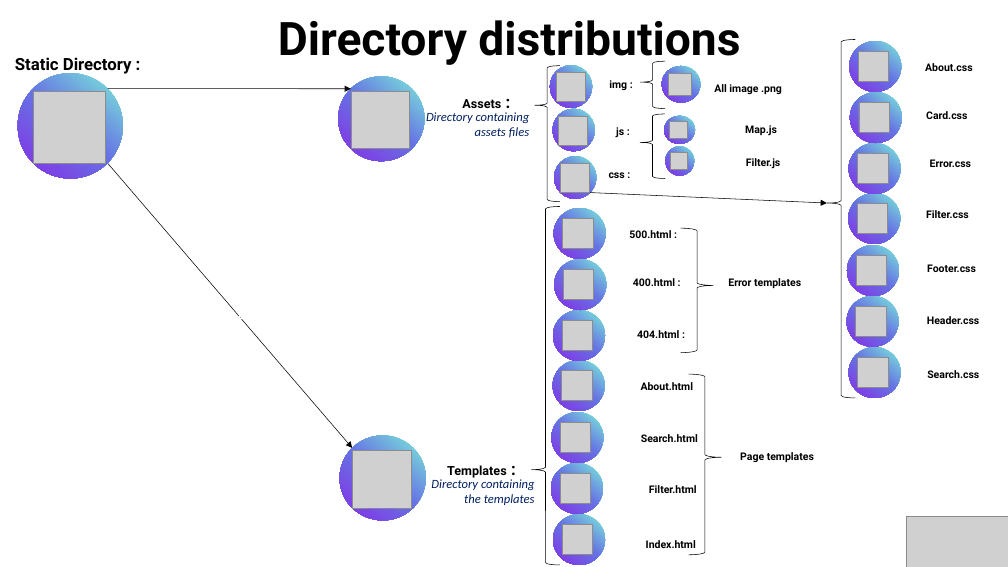
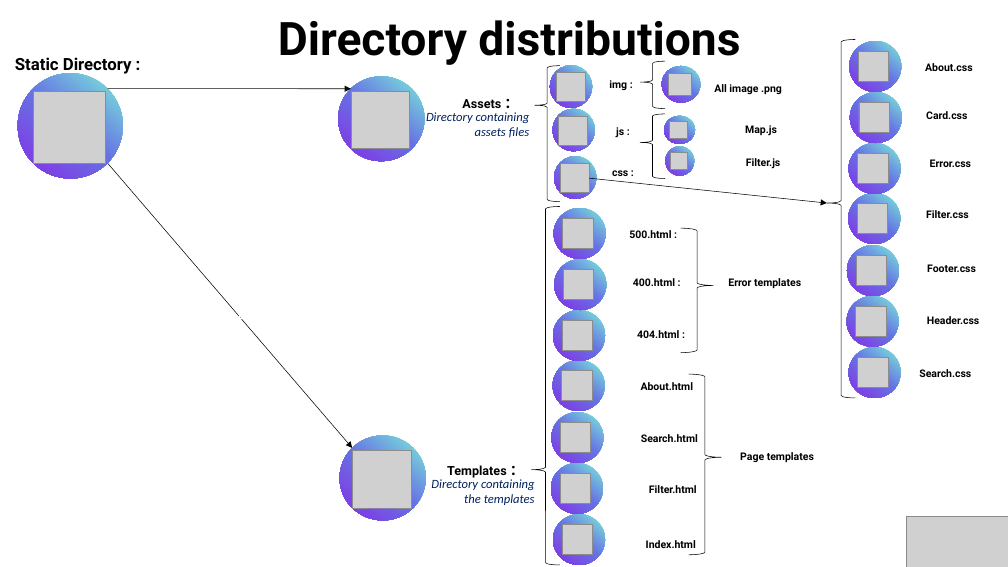
Before and after one commit to x331yS/Groupie-tracker, a slide deck: slide 8 of Groupie-tracker.pptx. Drawn at 1008x567 pixels with LibreOffice and Linux fonts; fonts in the diff are those of the drawing; grey boxes stand for pictures. Boxes give left, top, right and bottom in pixels: in the first picture for what was removed or moved away, otherwise in the second. Text is boxed around its words. In the diff, an @@ line names an element or a change of style, - is before the commit and + after.

```diff
--- a/Groupie-tracker.pptx
+++ b/Groupie-tracker.pptx
@@ arrow moved from (591, 193) - (827, 203) to (589, 178) - (827, 203) @@
@@ text "Search.css": place and size @@
-text "Search.css" at bbox=[927, 370, 979, 378]
+text "Search.css" at bbox=[919, 369, 971, 377]
```
Also in this commit, not shown: 1 other slide changed, 3 other files.
